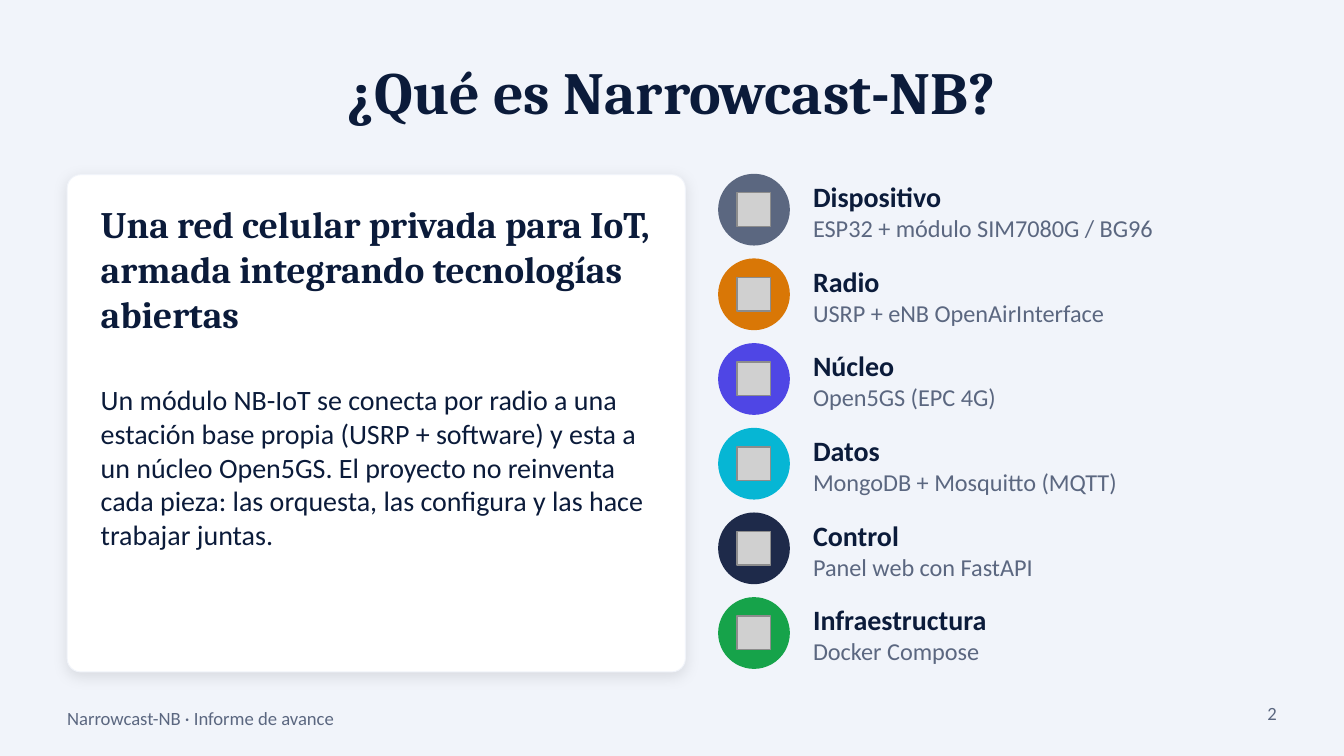
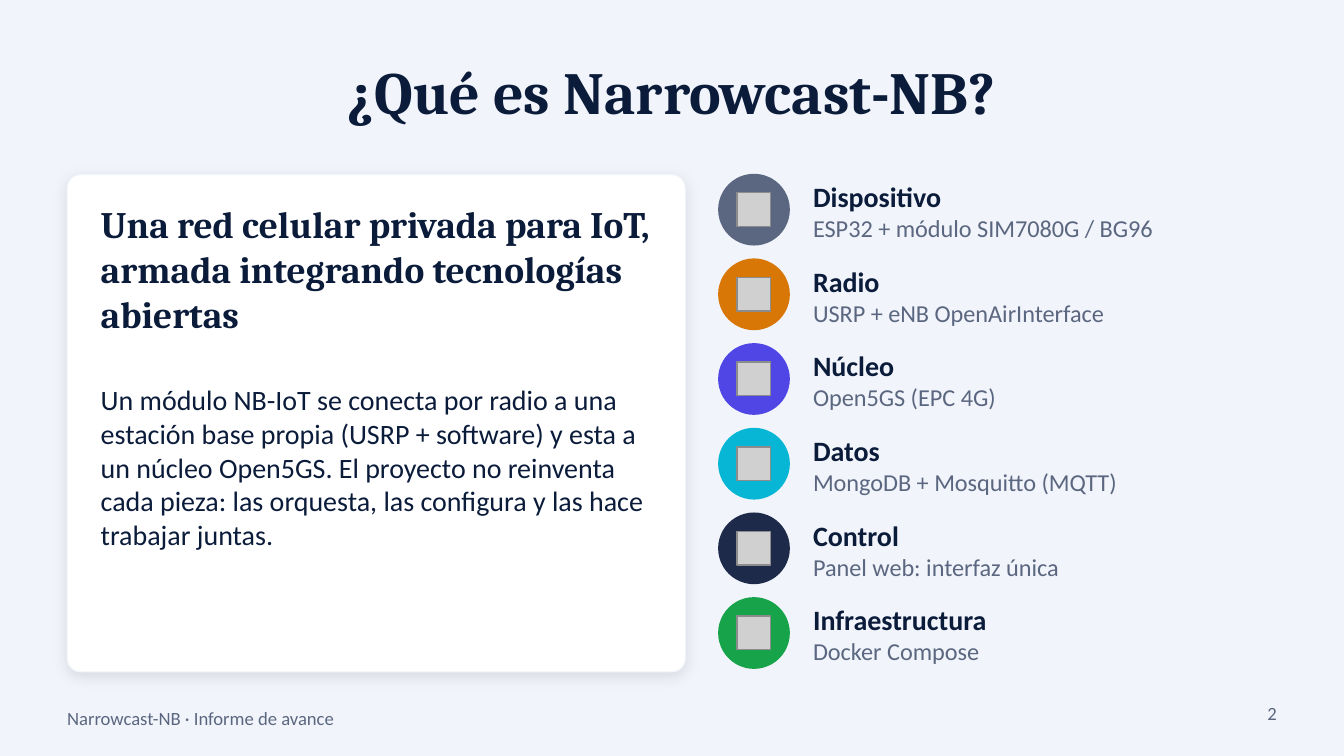
Before and after one commit to franco0209/Narrowcast-NB, a slide deck: slide 2 of docs/Narrowcast-NB-avance.pptx. Drawn at 1344x756 pixels with LibreOffice and Linux fonts; fonts in the diff are those of the drawing; grey boxes stand for pictures. Boxes give left, top, right and bottom in pixels: in the first picture for what was removed or moved away, otherwise in the second. Text is boxed around its words. In the diff, an @@ line names an element or a change of style, - is before the commit and + after.

Commit message:
Docs: arquitectura, panel y docker/compilacion; presentacion actualizada con los modulos del panel

```diff
--- a/docs/Narrowcast-NB-avance.pptx
+++ b/docs/Narrowcast-NB-avance.pptx
@@ text at bbox=[813, 559, 1059, 576]: text changed @@
-Panel web con FastAPI
+Panel web: interfaz única
```
Also in this commit, not shown: 5 other slides changed, 3 slides added, 5 other files.
